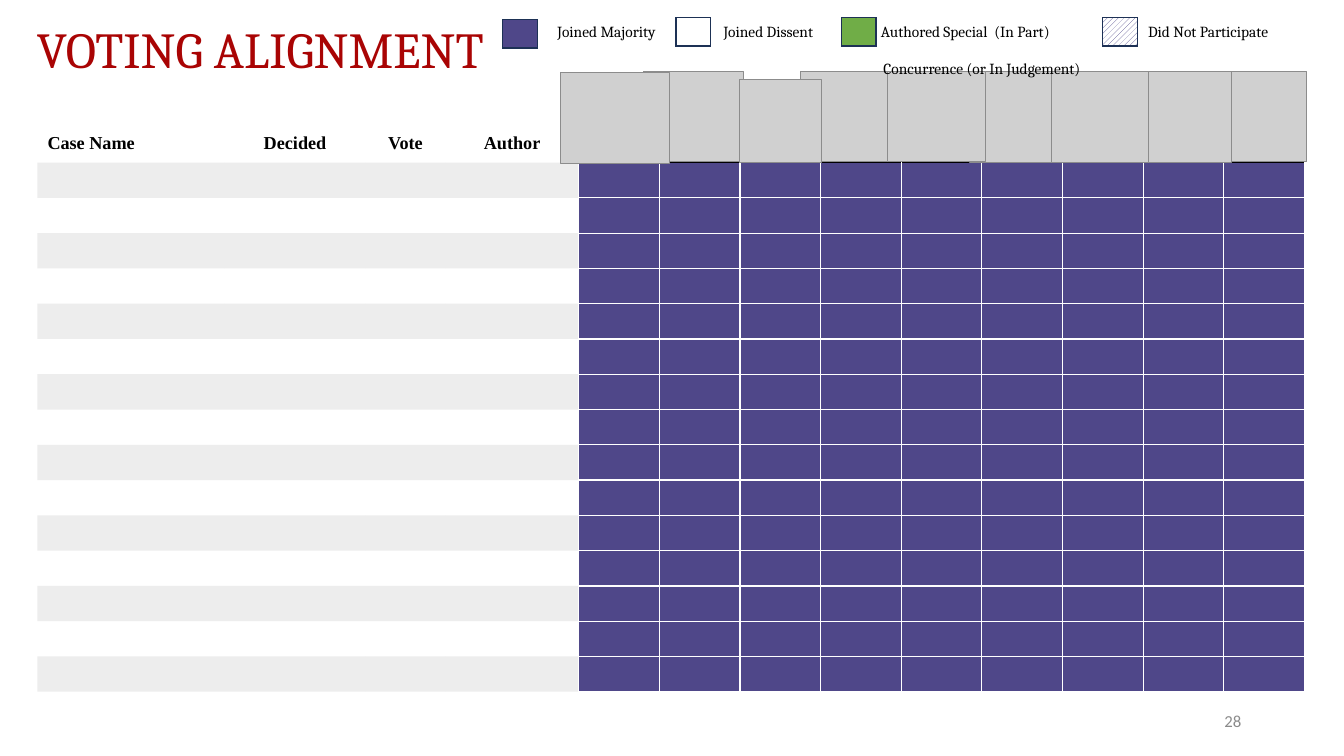
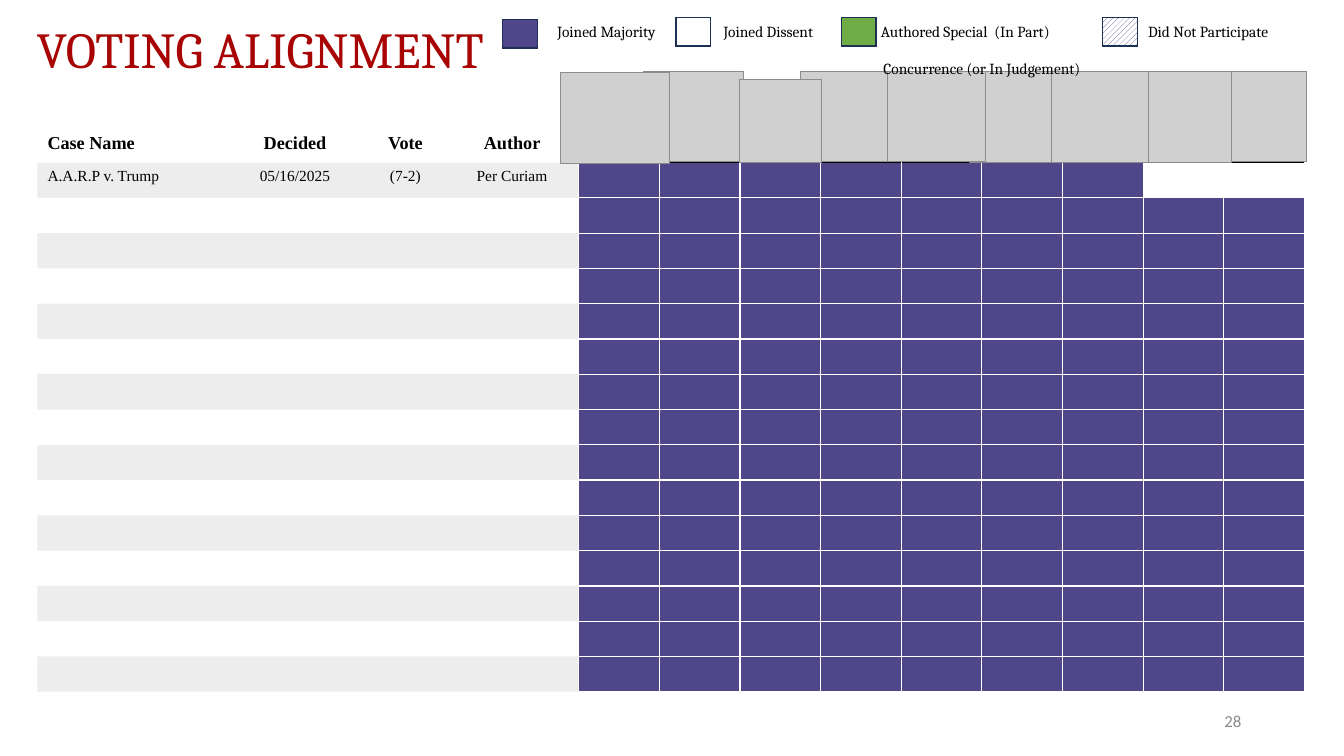
Before and after one commit to JakeTruscott/scotuswatch, a slide deck: slide 28 of Stat Reviews/OT24_StatReview/compilation/SCOTUSBlog/statpack_OT24.pptx. Drawn at 1344x756 pixels with LibreOffice and Linux fonts; fonts in the diff are those of the drawing; grey boxes stand for pictures. Boxes give left, top, right and bottom in pixels: in the first picture for what was removed or moved away, otherwise in the second. Text is boxed around its words. In the diff, an @@ line names an element or a change of style, - is before the commit and + after.

```diff
--- a/Stat Reviews/OT24_StatReview/compilation/SCOTUSBlog/statpack_OT24.pptx
+++ b/Stat Reviews/OT24_StatReview/compilation/SCOTUSBlog/statpack_OT24.pptx
@@ table at [37, 124, 1305, 692] @@
+row 2: A.A.R.P v. Trump | 05/16/2025 | (7-2) | Per Curiam |  |  |  |  |  |  |  |  | 
-row 16:  |  |  |  |  |  |  |  |  |  |  |  | 
@@ fill #4F4789 to #FFFFFF in 2 cells @@
```
Also in this commit, not shown: 11 other slides changed, 25 other files.
